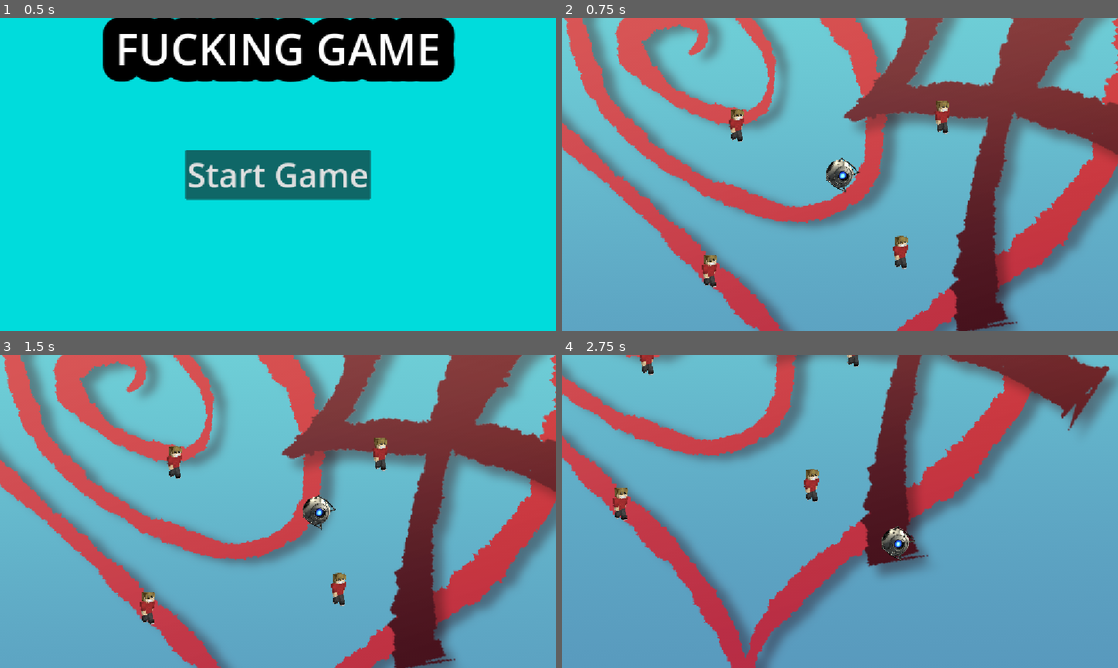
Above: before the commit, frames 1-4 (two rows, left to right).
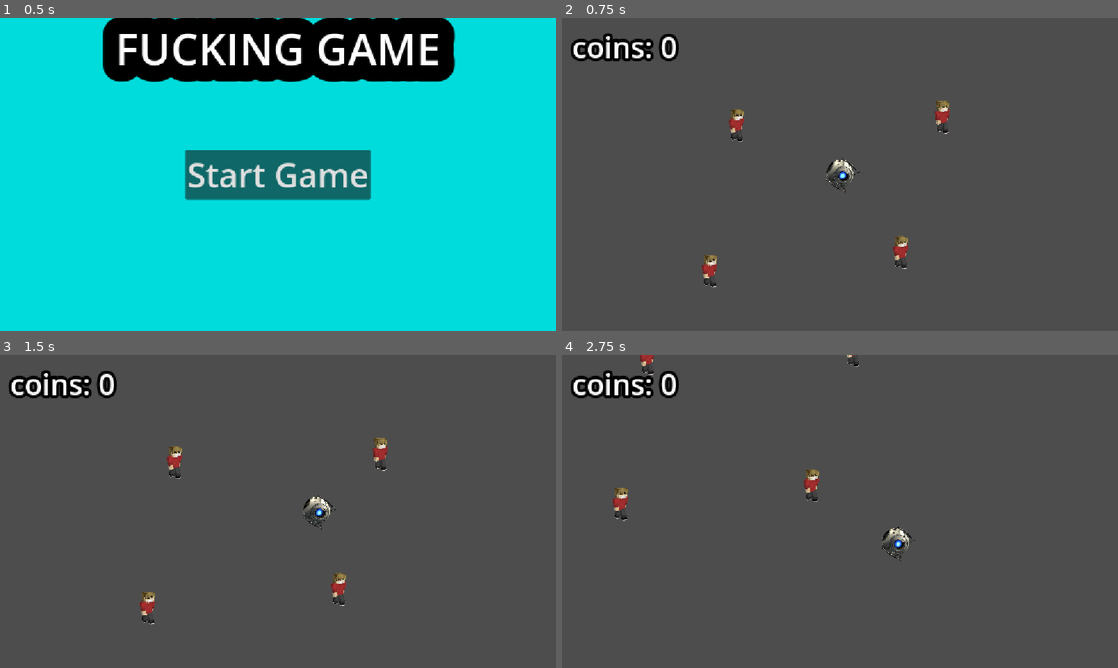
Above: after the commit, the same moments.

Repository: c4calcium/CS193-Final
Game: Godot game, scene res://scenes/menu.tscn
Same seed, same stepped clock (60 frames per second), same inputs: the game is played once before the commit and once after it.
Inputs:
- Up to frame 1 (0.5 s): no input
- Up to frame 2 (0.75 s): click "Start Game" at 0.5 s
- Up to frame 3 (1.5 s): tap Enter at 1.25 s; hold D (right) from 1.28 s (still down)
- Up to frame 4 (2.75 s): release D (right) at 2.03 s; hold Down (down) from 2.03 s (still down)

Frame 1 is identical in both runs. In frame 2, 99% of the frame differs, in the area x 0-100%, y 0-100%; in frame 3, 99%; in frame 4, 99%.

Commit message:
added basic top-down movement & coins

Diff:
--- a/game/scenes/level_1.tscn
+++ b/game/scenes/level_1.tscn
@@ -33,7 +33,19 @@
 drag_horizontal_enabled = true
 drag_vertical_enabled = true
 
+[node name="CanvasLayer" type="CanvasLayer" parent="wheatley" unique_id=299962379]
+
+[node name="coinLabel" type="Label" parent="wheatley/CanvasLayer" unique_id=949060125]
+offset_left = 21.0
+offset_top = 18.0
+offset_right = 238.0
+offset_bottom = 101.0
+theme_override_constants/outline_size = 26
+theme_override_font_sizes/font_size = 60
+text = "coins: 0"
+
 [node name="background" type="Sprite2D" parent="." unique_id=1867142749]
+visible = false
 z_index = -5
 position = Vector2(556, 326)
 scale = Vector2(1.6000025, 1.6000025)
--- a/game/scripts/coin.gd
+++ b/game/scripts/coin.gd
@@ -13,5 +13,5 @@
 
 func _on_area_2d_body_entered(body: Node2D) -> void:
 	if (body.name == "wheatley"):
-		body.coins += 1
+		body.coinGot()
 		queue_free()
--- a/game/scripts/wheatley.gd
+++ b/game/scripts/wheatley.gd
@@ -2,6 +2,7 @@
 
 @export var speed = 400
 @onready var sprite = $Sprite2D
+@onready var coinLabel = $CanvasLayer/coinLabel
 var coins = 0
 
 func get_input():
@@ -15,3 +16,7 @@
 func _physics_process(delta):
 	get_input()
 	move_and_slide()
+
+func coinGot():
+	coins += 1
+	coinLabel.text = "coins: " + str(coins)
